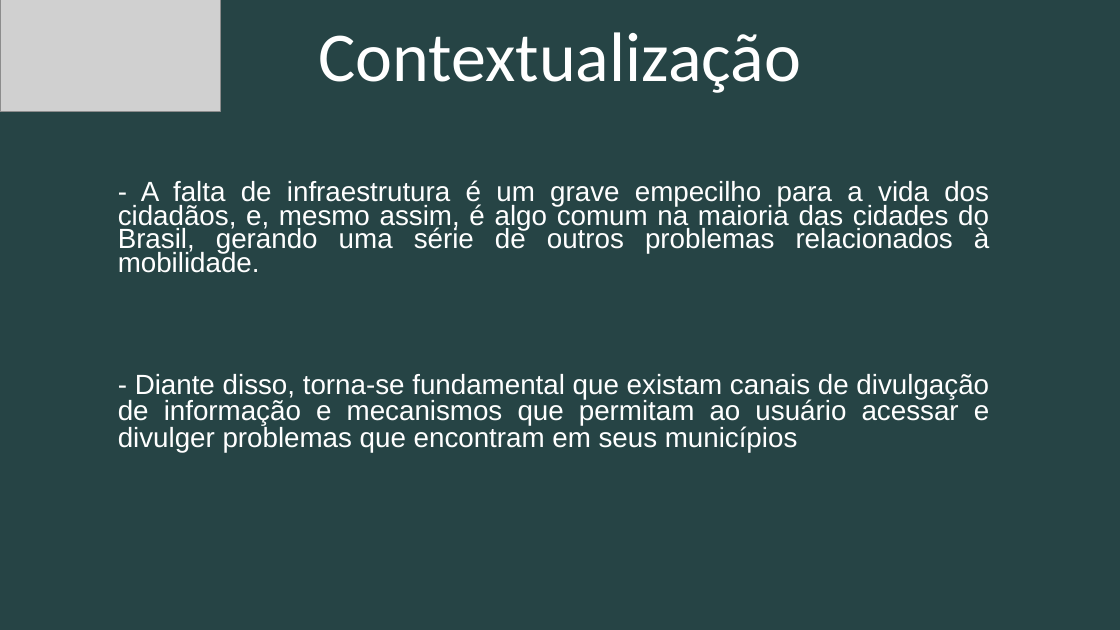
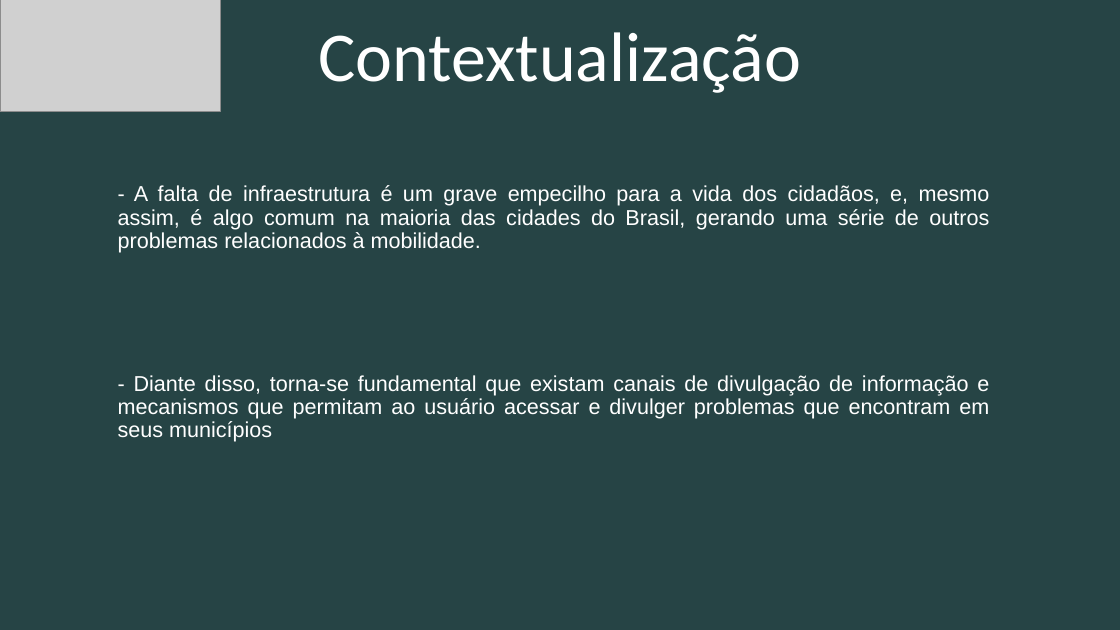
Before and after one commit to ICEI-PUC-Minas-PPLES-TI/plf-es-2020-2-tiii-0940100-cit, a slide deck: slide 2 of Divulgacao/Apresentacao/ProjetoCIT.pptx. Drawn at 1120x630 pixels with LibreOffice and Linux fonts; fonts in the diff are those of the drawing; grey boxes stand for pictures. Boxes give left, top, right and bottom in pixels: in the first picture for what was removed or moved away, otherwise in the second. Text is boxed around its words. In the diff, an @@ line names an element or a change of style, - is before the commit and + after.

```diff
--- a/Divulgacao/Apresentacao/ProjetoCIT.pptx
+++ b/Divulgacao/Apresentacao/ProjetoCIT.pptx
@@ text "- A falta de infraestrutura ..." at (118,185,990,253): size 23.8 to 18.5 pt; line spacing 0.7 to 0.9 @@
@@ text "- Diante disso, torna-se fundamental ..." at (118,375,989,442): size 23.8 to 18.5 pt; line spacing 0.8 to 0.9 @@
```
Also in this commit, not shown: 6 other slides changed.
